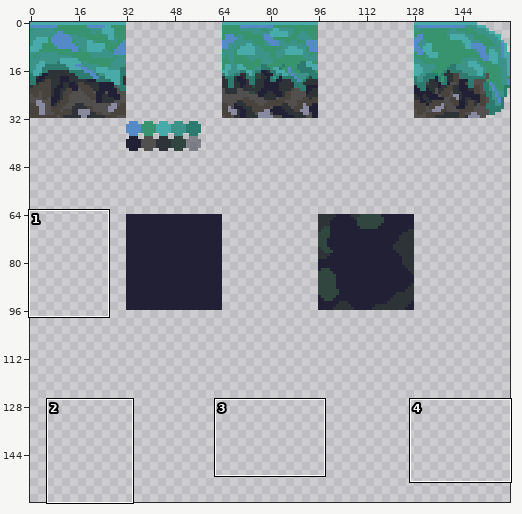
One commit to this pixel-art file: Alzey2024/Assets/Sprites/Boden.aseprite. Above, an overview of the earlier version with the close-up marked.
Close-up. First the earlier version:
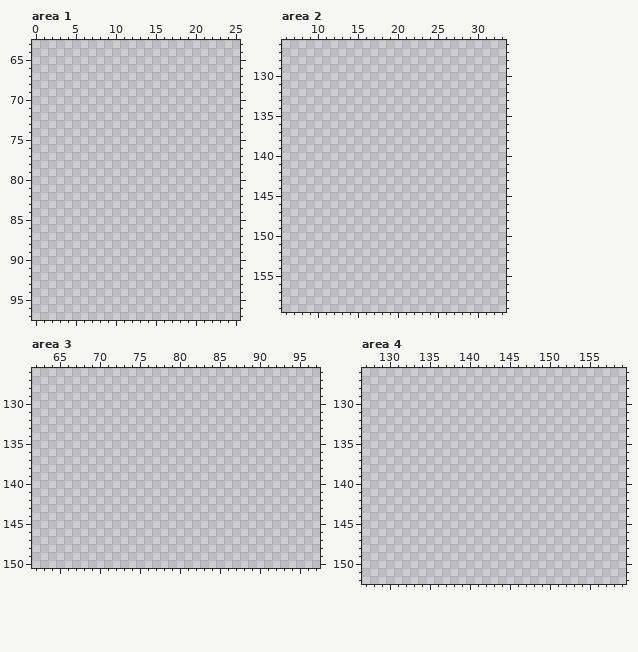
160x160 pixels, 1 frame. Colours within 5 levels of each other are drawn and written as one. Shown: area 1: x 0..25, y 63..97; area 2: x 6..33, y 126..159; area 3: x 62..97, y 126..150; area 4: x 127..159, y 126..152. The commit also changed other parts of the picture, which this record leaves out.
Palette (. is transparent): 
New version:
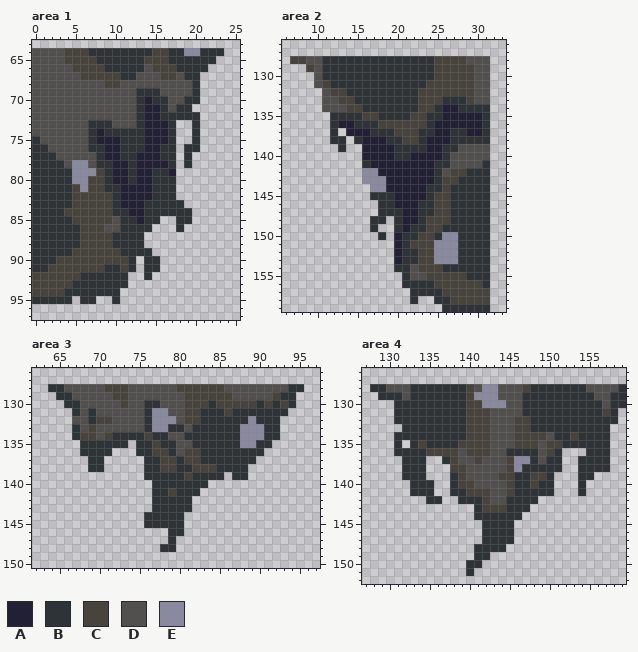
Colours new in this view: A #222034  B #2d3337  C #49433d  D #52504e  E #8989a0
What changed:
Changed rows in their new state; - is an unchanged pixel.
Area 1:
first column x 0:
64 DDDDCCCBBBBBBBBCCBBEEBBB
65 DDDDCCCCBBBBBBCCCBBBBBB-
66 DDDDDCCCCBBBBBDCCCBBBB--
67 DDDDDDCCCCCBBDDDCCDBB---
68 DDDDDDDDDCCDDDDDDDDDB---
69 DDDDDDDDDDDDDBBBDDDDB---
70 DDDDDDDDDDDDDBABBDDBB---
71 DDDDDDDDDDDDDBAABDBB----
72 DDDDDDDDDDDDDBAABBBBB---
73 DDDDDDDBBBDDDBAAAB--B---
74 DDDDDDDBABBBBBAAAB--B---
75 BDDDDDDBAAABBBAAAB--B---
76 BBDDDDDBBAABBBAABB-BB---
77 BBBDDDDDBAABBAAABB-B----
78 BBBBDEEDBBAABAAAAB-B----
79 BBBBBEEECBAABAABBA------
80 BBBBBEECCBAABAABBB------
81 BBBBBCECCBBAAAABBB------
82 BBBBBCCCCCBAAAABBB------
83 BBBBBCCCCCBAAABBBBB-----
84 BBBBCCCCCCBBAABBBBBB----
85 BBBBBCCCCCDBBABB--BB----
86 BBBBBBCCCDDBBBB---B-----
87 BBBBBBCCCCBBBB----------
88 BBBBBBCCCCBBBB----------
89 BBBBBCCCCCCBBBB---------
90 BBBCCCCCCCCCB-BB--------
91 BBCCCCCCCBBCB-BB--------
92 CCCCCCBBBBBB--B---------
93 CCCCCBBBBBBB------------
94 CCCCBBBBBBB-------------
95 BBBBB-BB--B-------------
Area 2:
first column x 7:
128 CCDDBBBBBBBBBBBBBBCCCCDDD
129 --CDBBBBBBBBBBBBBBCCCCCDD
130 ---DBBBBBBBBBBBBBBCCCCCDD
131 ---DCBBBBBBBBBBBBCCCCCCDD
132 ----DCCBBBBBBBBBCCCCCCCDD
133 ----DDCCBBBBBBBBCCCBBBCDD
134 ----DDDCCBBBBBBBCCBAABBBB
135 -----BBBBCCBBBBCCBBAAAAAB
136 -----BAABBBCCCCCCBAAAAAAB
137 -----B-AAABBBCCCBBAABBAAB
138 -----BB-BAAABBCCBAAABBBBB
139 ------B--AAAABBBBAABBDDDD
140 ---------AAAABBAAAABDDDDD
141 ---------BAAAAAAAABBDDDDB
142 ---------EEAAAAAAABDCCBBB
143 ---------EEEAAAAAABCCBBBB
144 ----------EEAAAAABBCBBBBB
145 ----------BBBAAAABCCBBBBB
146 -----------BBAAABBCCBBBBB
147 -----------BBBAABBCCBBBBB
148 ----------BB-BAABCCCBBBBB
149 ----------B--BABBCCBBBBBB
150 -----------B-ABBCCBEEBBBB
151 -------------ABCCCEEEBBBB
152 -------------ABBCCEEEBBBB
153 -------------ABBCCEEEBBBB
154 -------------BBDCCCBBBBBB
155 --------------BDDCCCCCBBB
156 --------------BBBBCCCCCCB
157 ---------------BBBBCCCCCC
158 ---------------B--BBCCCCC
159 -------------------BBBBBB
Area 3:
first column x 64:
128 BBDDDDDCCCDDDDDDCCCCCCDDDDDDDDBB
129 -BBDDDDDCCDDDDDDDCCCCCCDDDDDCBB-
130 --BBDDDDDCDDBBDDDCCCBCCCCCBCBCB-
131 ---BDBDDDDDDBEEDDCCBBBCBBBBBBB--
132 ---DDBCCDDDDBEEEDCCBBBBBBEBBB---
133 ---BDCDDDDDDBEEBBDBBBBBBEEEBB---
134 ---BCCDCBBBBCBBDDBBBBBBBEEEBB---
135 ----BBBBBB-BBCBBDDBBBBBBEEBB----
136 ----BBBB---BBCCBDCCBBBBBBBB-----
137 -----BB-----BBCCBCCBBBBBBB------
138 -----BB-----BBCCBBCCCBBBB-------
139 ------------BBBBBCBBBB-BB-------
140 -------------BBBBBBB------------
141 -------------BBCBBB-------------
142 -------------BBBBB--------------
143 -------------BBBBB--------------
144 ------------BBBBB---------------
145 ------------BBBBB---------------
146 ---------------BB---------------
147 ---------------B----------------
148 --------------BB----------------
Area 4:
first column x 128:
128 BBDDDBBBBBBBCDEEDDDCBBBBBBBDDDDB
129 -BBBDBBBBBBBCEEEDDDBBBBBBBBBDDBB
130 ---BBBBBBBBBCCEEEDDBBBBBBBBBBDBB
131 ---BBBBBBBBBCCCDDDDBBBBBBBBBBCB-
132 ---BBBBBBBBBCCCDDDCCBBBBBBBBBBB-
133 ----BBBBBBBBCCCDDDCCBBBBBBBBBB--
134 ---BBBBBBBBBCCCDDDCCCCDBBCBBBB--
135 ---B-BCBBBBCCCCDDDCCCDCCBBBBBB--
136 ---BBBBCCCCDCCCDDBBBBDCB---BBB--
137 ----BBB--BCDDCDDDCEEBDBB--BBBB--
138 ----BBB---CCDDDDDCEBBBBB--BBBB--
139 ----BBB---BCDDDDCCBBCCB---BB----
140 -----BBB--BCCDDDDCBBCBB---B-----
141 -----BBB--BBCCCDDCBBBBB---B-----
142 -------BB--BBBCDDBBBB-----------
143 -------------BCCCBBB------------
144 -------------BBBBBB-------------
145 --------------BBBB--------------
146 --------------BBBB--------------
147 --------------BBBB--------------
148 -------------BBBB---------------
149 -------------BB-----------------
150 ------------BB------------------
151 ------------B-------------------
Where, in picture pixels (left, top, right, bottom), the same in both close-ups:
added: (32, 48, 224, 304)
added: (290, 56, 490, 312)
added: (48, 384, 304, 552)
added: (370, 384, 626, 576)
